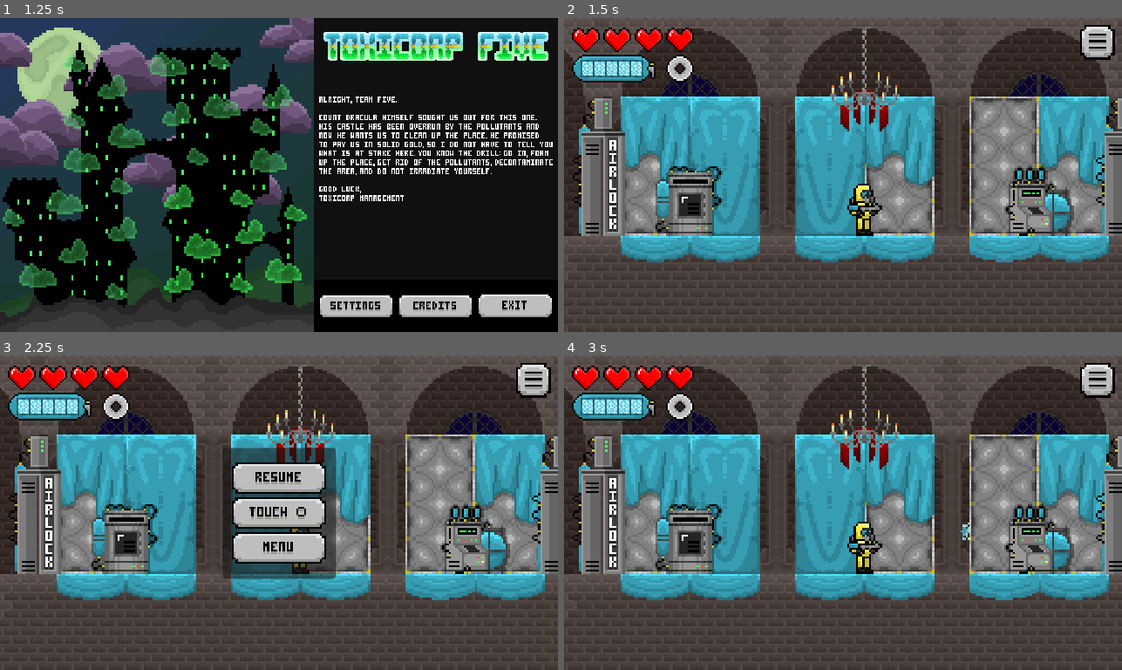
Above: before the commit, frames 1-4 (two rows, left to right).
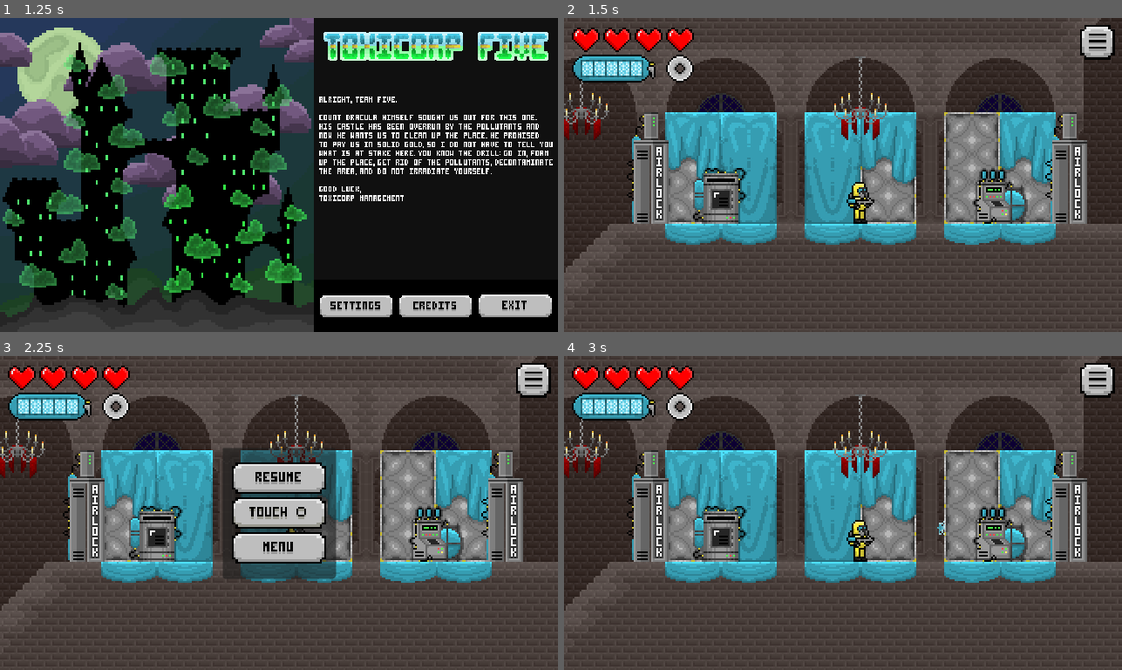
Above: after the commit, the same moments.

Repository: AllaOasis/GameJam2026
Game: Godot game, scene res://Assets/Scenes/levels/Q2.tscn
Same seed, same stepped clock (60 frames per second), same inputs: the game is played once before the commit and once after it. This scene is started directly instead of the project's main scene.
Inputs (mouse positions are in pixels of both pictures, inside the frame that each line leads up to):
- Up to frame 1 (1.25 s): click (279, 244) at 0.5 s
- Up to frame 2 (1.5 s): click (781, 109) at 1.25 s
- Up to frame 3 (2.25 s): click (535, 381) at 2 s
- Up to frame 4 (3 s): click (843, 478) at 2.75 s

Frame 1 is identical in both runs. In frame 2, 47% of the frame differs, in the area x 0-100%, y 0-89%; in frame 3, 43%; in frame 4, 47%.
Error in both runs: Invalid access to property or key 'dash_cooldown_time' on a base object of type 'Nil'. (res://Scripts/UI/UIHandler.gd:268)

Commit message:
Bug Fix attempt: "Cleansing Machine not responding"

Diff:
--- a/Assets/GameObjects/Machines/Airlock.tscn
+++ b/Assets/GameObjects/Machines/Airlock.tscn
@@ -6,7 +6,7 @@
 [sub_resource type="RectangleShape2D" id="RectangleShape2D_np7a2"]
 size = Vector2(20, 63)
 
-[node name="Node2D" type="StaticBody2D" unique_id=287543538]
+[node name="Airlock" type="StaticBody2D" unique_id=287543538]
 collision_layer = 16
 collision_mask = 23
 
--- a/Assets/Scenes/levels/Q1.tscn
+++ b/Assets/Scenes/levels/Q1.tscn
@@ -18,7 +18,7 @@
 [node name="LevelTemplate" type="Node2D" unique_id=1838863765]
 
 [node name="FollowCamera" type="Camera2D" parent="." unique_id=185714039]
-zoom = Vector2(2.5, 2.5)
+zoom = Vector2(2, 2)
 script = ExtResource("4_8x6v1")
 minimum = Vector2(-10000, -10000)
 maximum = Vector2(10000, 10000)
--- a/Assets/Scenes/levels/Q2.tscn
+++ b/Assets/Scenes/levels/Q2.tscn
@@ -18,7 +18,7 @@
 [node name="LevelTemplate" type="Node2D" unique_id=1838863765]
 
 [node name="FollowCamera" type="Camera2D" parent="." unique_id=185714039]
-zoom = Vector2(2.5, 2.5)
+zoom = Vector2(2, 2)
 script = ExtResource("4_8x6v1")
 minimum = Vector2(-10000, -10000)
 maximum = Vector2(10000, 10000)
--- a/Assets/Scenes/levels/Q3.tscn
+++ b/Assets/Scenes/levels/Q3.tscn
@@ -18,7 +18,7 @@
 [node name="LevelTemplate" type="Node2D" unique_id=1838863765]
 
 [node name="FollowCamera" type="Camera2D" parent="." unique_id=185714039]
-zoom = Vector2(2.5, 2.5)
+zoom = Vector2(2, 2)
 script = ExtResource("4_8x6v1")
 minimum = Vector2(-10000, -10000)
 maximum = Vector2(10000, 10000)
--- a/Assets/Scenes/levels/Q4.tscn
+++ b/Assets/Scenes/levels/Q4.tscn
@@ -12,7 +12,7 @@
 [node name="LevelTemplate" type="Node2D" unique_id=1838863765]
 
 [node name="FollowCamera" type="Camera2D" parent="." unique_id=185714039]
-zoom = Vector2(2.5, 2.5)
+zoom = Vector2(2, 2)
 script = ExtResource("4_8x6v1")
 minimum = Vector2(120, -1000)
 maximum = Vector2(640, 250)
--- a/Scripts/Interactables/cleansing_station.gd
+++ b/Scripts/Interactables/cleansing_station.gd
@@ -32,7 +32,7 @@
 		process_interact(0)
 
 func _on_body_exited(body: Node2D) -> void:
-	if not body is CharacterBody2D:
+	if not body == player_controller:
 		return
 
 	player_in_range = false
@@ -56,8 +56,6 @@
 				if sprite:
 					sprite.play("processing")
 	else:
-		if light and light.visible:
-			light.visible = false
 		processing_timer = maxf(processing_timer - delta, 0)
 
 
